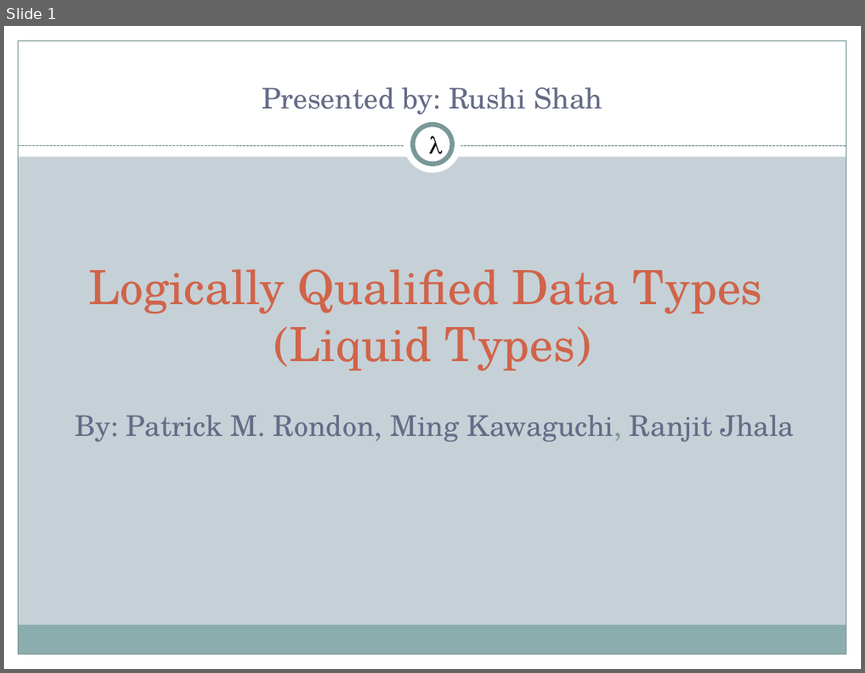
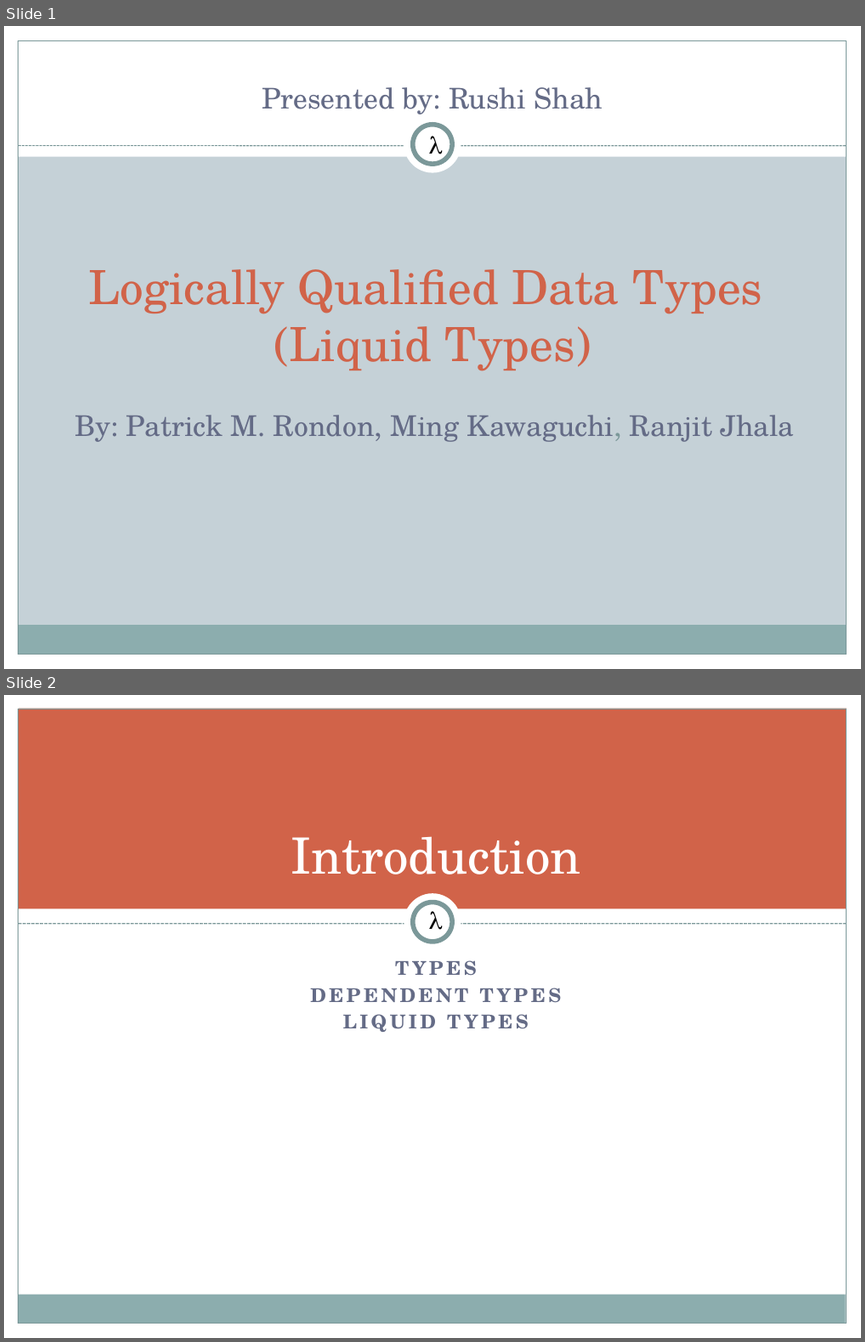
Before and after one commit to 2016rshah/CS395T, a slide deck: liquid-types.pptx. Shown one above the other, each under a label of ours: slide 1 before the commit, slides 1 and 2 after it. The pictures are 865x673 and 865x1342 pixels, drawn with LibreOffice and Linux fonts; fonts in the diff are those of the drawing. Boxes give left, top, right and bottom in pixels: in the first picture for what was removed or moved away, otherwise in the second. Text is boxed around its words. In the diff, an @@ line names an element or a change of style, - is before the commit and + after.

```diff
--- a/liquid-types.pptx
+++ b/liquid-types.pptx
@@ slide 2 added at <box>4,695,861,1338</box>, background #FFFFFF; not listed: 3 template elements that a slide beside it also shows @@
@@ rectangle added at <box>4,695,861,709</box>, fill #FFFFFF @@
@@ rectangle added at <box>18,709,846,909</box>, fill #D16349 @@
@@ rectangle added at <box>846,697,861,1338</box>, fill #FFFFFF @@
@@ title added at <box>291,836,581,874</box>, 42 pt, text #FFFFFF @@
+Introduction
@@ ellipse added at <box>404,893,461,950</box>, fill #FFFFFF @@
@@ rectangle added at <box>18,909,846,937</box>, fill #FFFFFF @@
@@ line added from (18, 924) to (846, 924), #7C999A 0.9 pt dashed @@
@@ ellipse added at <box>413,902,452,941</box>, fill #FFFFFF, outline #7C999A 4 pt @@
@@ text added at <box>428,906,443,936</box>, 20 pt, text #000000 @@
+λ
@@ text added at <box>310,960,562,1032</box>, 16 pt, text #646B86, bold @@
+TYPES
+DEPENDENT TYPES
+LIQUID TYPES
```
Also in this commit, not shown: 6 slides changed, 29 other slides added, 1 slide removed, 2 other files.
